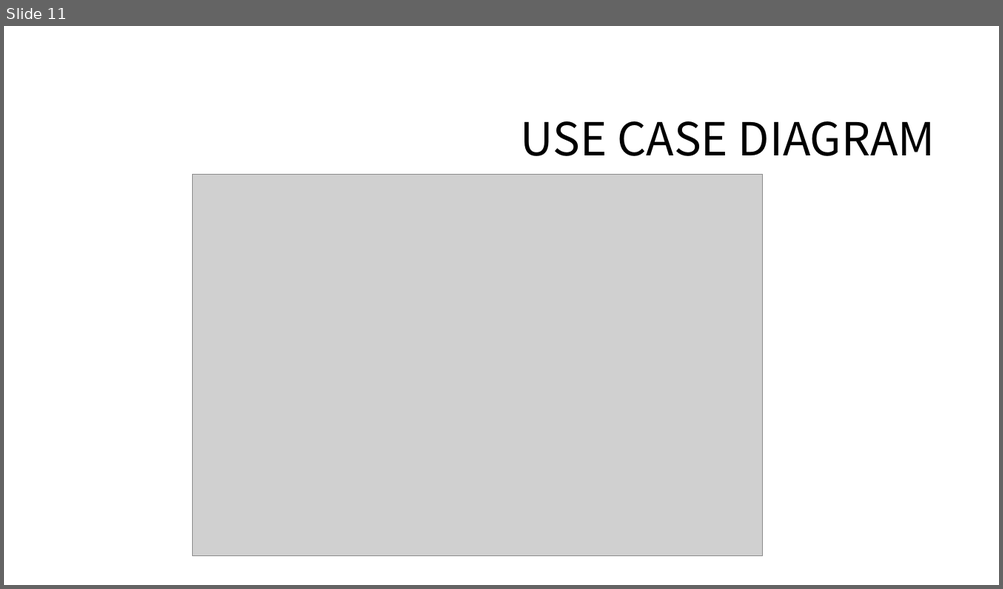
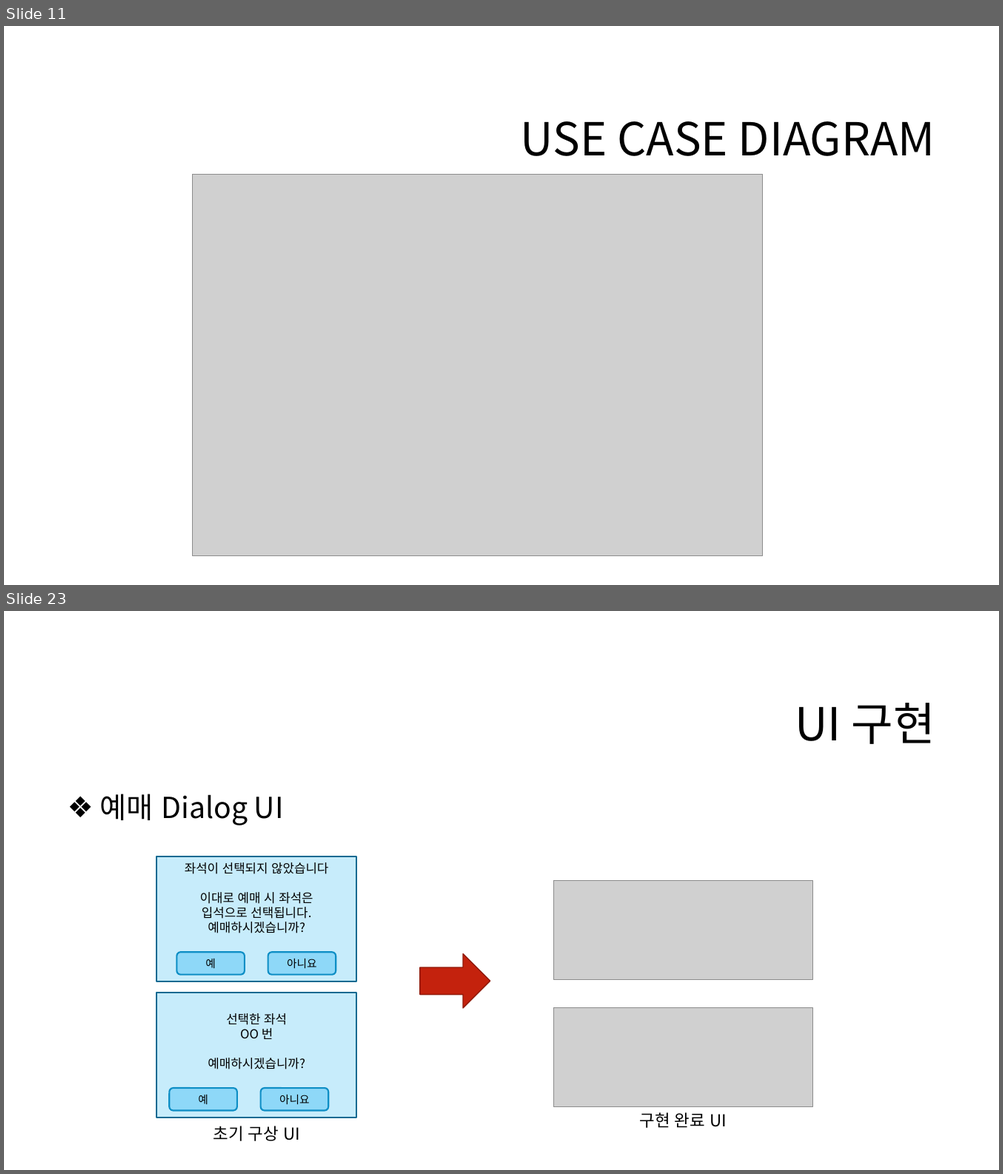
Before and after one commit to eeeeyeot/JAVATrainTicketing, a slide deck: 작업한 내용/기차 예매 프로그램 최종 발표.pptx. Shown one above the other, each under a label of ours: slide 11 before the commit, slides 11 and 23 after it; the slides between them are not shown. The pictures are 1003x589 and 1003x1174 pixels, drawn with LibreOffice and Linux fonts; fonts in the diff are those of the drawing; grey boxes stand for pictures; background and template pictures are left out. Boxes give left, top, right and bottom in pixels: in the first picture for what was removed or moved away, otherwise in the second. Text is boxed around its words. In the diff, an @@ line names an element or a change of style, - is before the commit and + after.

```diff
--- a/작업한 내용/기차 예매 프로그램 최종 발표.pptx
+++ b/작업한 내용/기차 예매 프로그램 최종 발표.pptx
@@ slide 23 added at [4,611,999,1170], background #FFFFFF @@
@@ title added at [795,703,935,744], 44 pt, text #000000 @@
+UI 구현
@@ text added at [100,794,284,826], 28 pt, text #000000 @@
+❖ 예매 Dialog UI
@@ rectangle added at [157,857,357,982], fill #C7ECFB, outline #0A6992 1.5 pt, 12 pt, text #000000 @@
+좌석이 선택되지 않았습니다
+이대로 예매 시 좌석은
+입석으로 선택됩니다.
+예매하시겠습니까?
@@ picture added at [553,881,812,980] @@
@@ rounded rectangle added at [176,953,244,975], fill #8ED8F8, outline #0D8EC5 1.5 pt, 10.5 pt, text #000000 @@
+예
@@ rounded rectangle added at [268,953,336,975], fill #8ED8F8, outline #0D8EC5 1.5 pt, 10.5 pt, text #000000 @@
+아니요
@@ right arrow added at [420,954,489,1008], fill #C4220D, outline #91190A 1 pt @@
@@ rectangle added at [157,993,357,1119], fill #C7ECFB, outline #0A6992 1.5 pt, 12 pt, text #000000 @@
+선택한 좌석
+OO 번
+예매하시겠습니까?
@@ picture added at [553,1008,812,1108] @@
@@ rounded rectangle added at [170,1088,238,1111], fill #8ED8F8, outline #0D8EC5 1.5 pt, 10.5 pt, text #000000 @@
+예
@@ rounded rectangle added at [261,1088,329,1111], fill #8ED8F8, outline #0D8EC5 1.5 pt, 10.5 pt, text #000000 @@
+아니요
@@ text added at [640,1113,726,1128], 16 pt, text #000000 @@
+구현 완료 UI
@@ text added at [213,1126,300,1142], 16 pt, text #000000 @@
+초기 구상 UI
```
Also in this commit, not shown: 9 slides changed, 11 other slides added, 3 slides removed, 19 other files.
